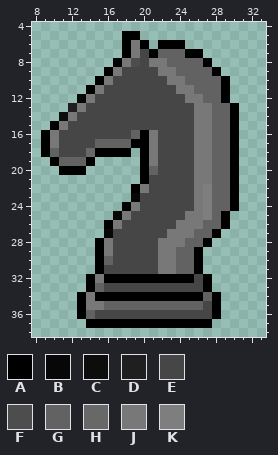
One commit to this pixel-art sprite: Code/assets/sprites/Testing-Pieces/Pieces Base Form/Black_Knight.png. That is the earlier state.
The file is 42x42 pixels. Pixels under 10% opacity are left out. Colours within 5 levels of each other are drawn and written as one. Shown: x 8..33, y 4..38.
Palette (. is transparent): A #000000  B #070707  C #0d0d0d  D #1f1f1f  E #464646  F #4d4d4d  G #636263  H #696868  J #787878  K #7e7e7e
Now the later version:
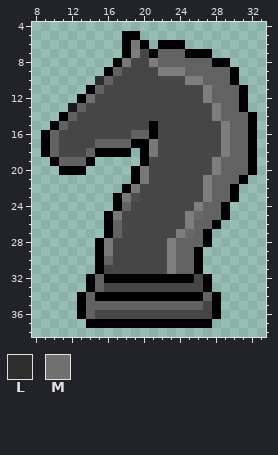
Colours new in this view: L #2d2d2d  M #72706e
The edit:
@@ palette @@
-D #1f1f1f
+D #191919
@@ x 8..33 @@
  6 ..........AJA.AAA.........
- 7 ..........AJEAGGGAA.......
- 8 .........AJFEJJGGGGA......
- 9 ........AJEEEEJJGGGGA.....
-10 .......AJEEEEEEJJGGGGA....
-11 ......AJEEEEEEEEJJGGGA....
-12 .....BJEEEEEEEEEEJJGGA....
-13 ....DJEEEEEEEEEEEEJJGGA...
-14 ...CJEEEEEEEEEEEEEJJGGA...
-15 ..AJEEEEEEEEEEEEEEJJGGA...
-16 .AJEEEEEEEEGAJEEEEJJGGA...
-17 .AJEEEEGGGGAAJEEEEJJGGA...
-18 .AGEEEHAAAA.AJEEEEJJGGA...
-19 ..AGGGA.....AJEEEEJJGGA...
-20 ...AAA......AGEEEEJJGGA...
-21 ............AEEEEEJJGGA...
-22 ...........AJEEEEEJKGGA...
-23 ...........BEEEEEEJKGGA...
-24 ..........AJEEEEEEJKGGA...
-25 .........BJEEEEEEJJKGA....
-26 ........AJEEEEEEJJJGGA....
-27 ........BEEEEEEJJJGGA.....
-28 .......AJEEEEEJJJGGA......
-29 .......AJEEEEEJJGGA.......
-30 .......AGEEEEEJJGGA.......
-31 .......AEEEEEEJJGGA.......
-32 ......AJAAAAAAAAAAEA......
+ 7 ..........AKEAGGGAAA......
+ 8 .........AJEEKGGGGGGAA....
+ 9 ........AGEEEEKKKGGGGGA...
+10 .......LGEEEEEEEEKKGGGA...
+11 ......AGEEEEEEEEEEEKGGGA..
+12 .....AMEEEEEEEEEEEEKGGGA..
+13 ....DGEEEEEEEEEEEEEEKGGA..
+14 ...AGEEEEEEEEEEEEEEEKGGGA.
+15 ..AGEEEEEEEEEAEEEEEEEKGGA.
+16 .AGEEEEEEEEGGAEEEEEEEKGGA.
+17 .AGEEEEGGGGAAJEEEEEEEKGGA.
+18 .AGEEEGAAAA.AJEEEEEEEKGGA.
+19 ..AGGGA.....AEEEEEEEKGGGA.
+20 ...AAA.....AJEEEEEEEKGGGA.
+21 ...........AJEEEEEEKGGGA..
+22 ..........AJEEEEEEEKGGA...
+23 .........AJFEEEEEEEKGGA...
+24 .........AGEEEEEEEKGGA....
+25 ........AJEEEEEEEKHGGA....
+26 ........AGEEEEEEEKGGA.....
+27 ........AGEEEEEEKHGA......
+28 .......AJEEEEEEKGGGA......
+29 .......AJEEEEEEKGGA.......
+30 .......AGEEEEEEKGGA.......
+31 .......AEEEEEEEKGGA.......
+32 ......AGAAAAAAAAAAEA......
 33 ......AGEEEEEEEEEEEA......
-34 .....AJAAAAAAAAAAAAGA.....
-35 .....AJJGGGGGGGGGGGEA.....
+34 .....AGAAAAAAAAAAAAGA.....
+35 .....AGGGGGGGGGGGGGEA.....
 36 .....AGEEEEEEEEEEEEEA.....
